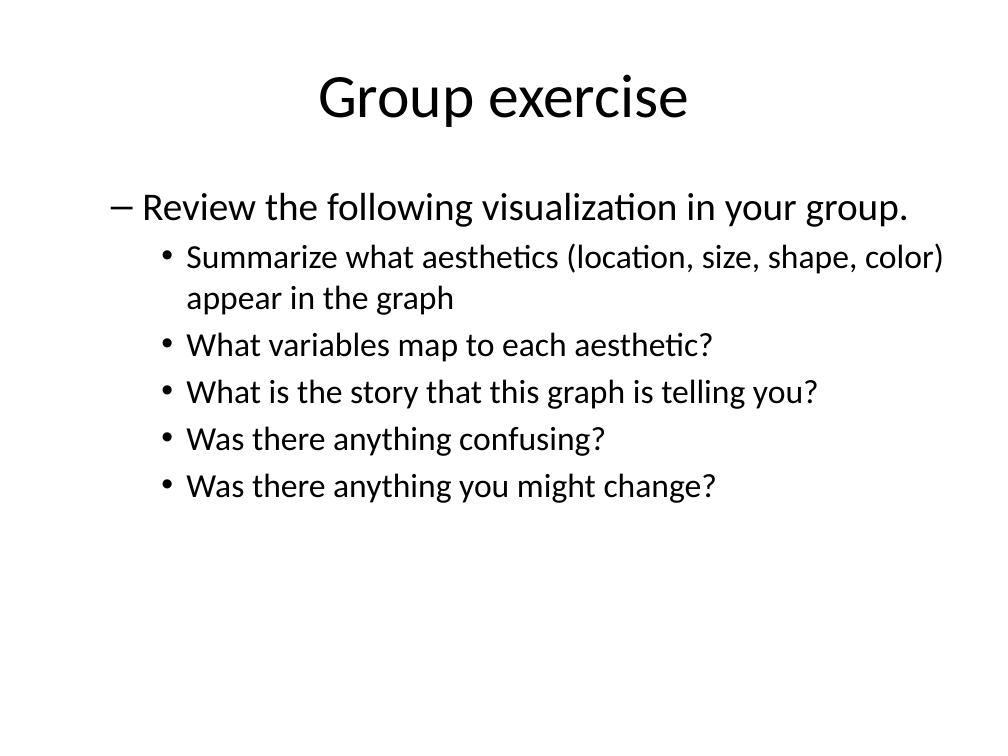
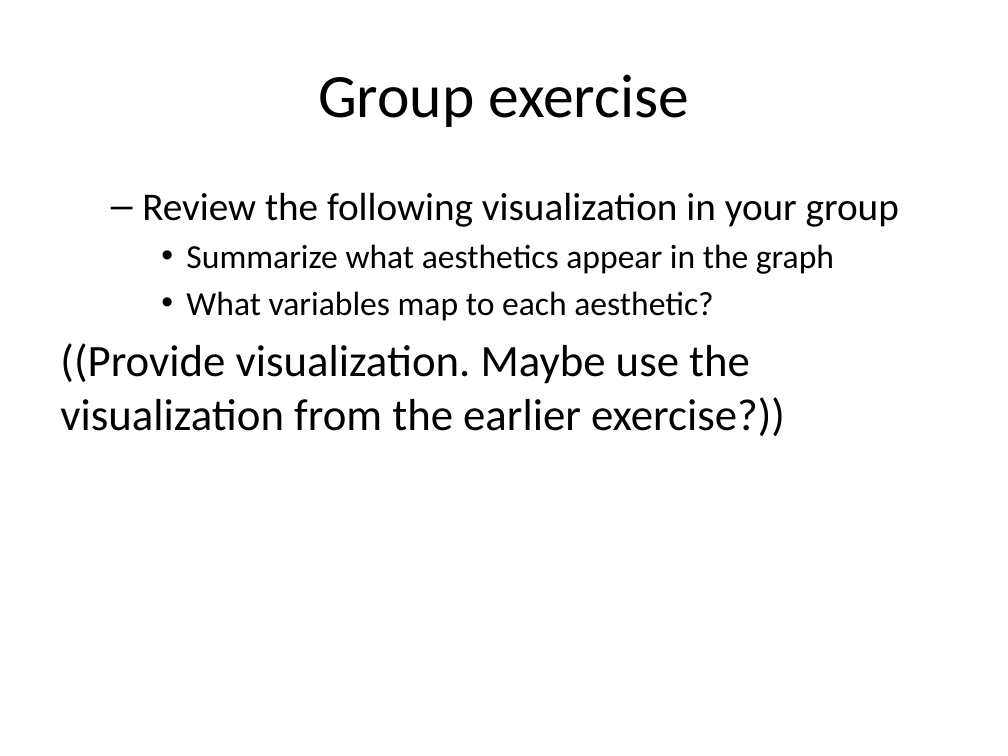
Before and after one commit to pmean/data-visualization, a slide deck: slide 63 of src/data-visualization-02-bars.pptx (slide 62 before the commit). Drawn at 1008x756 pixels with LibreOffice and Linux fonts; fonts in the diff are those of the drawing. Boxes give left, top, right and bottom in pixels: in the first picture for what was removed or moved away, otherwise in the second. Text is boxed around its words. In the diff, an @@ line names an element or a change of style, - is before the commit and + after.

```diff
--- a/src/data-visualization-02-bars.pptx
+++ b/src/data-visualization-02-bars.pptx
@@ text at (142,192,899,274): text changed; size 24 to 28 pt @@
-  – Review the following visualization in your group.
-    • Summarize what aesthetics (location, size, shape, color) appear in the graph
+  – Review the following visualization in your group
+    • Summarize what aesthetics appear in the graph
@@ text at (60,343,785,436): text changed; size 24 to 32 pt @@
-    • What is the story that this graph is telling you?
-    • Was there anything confusing?
-    • Was there anything you might change?
+((Provide visualization. Maybe use the visualization from the earlier exercise?))
```
Also in this commit, not shown: 12 slides added, 1 slide removed, 57 other files.
